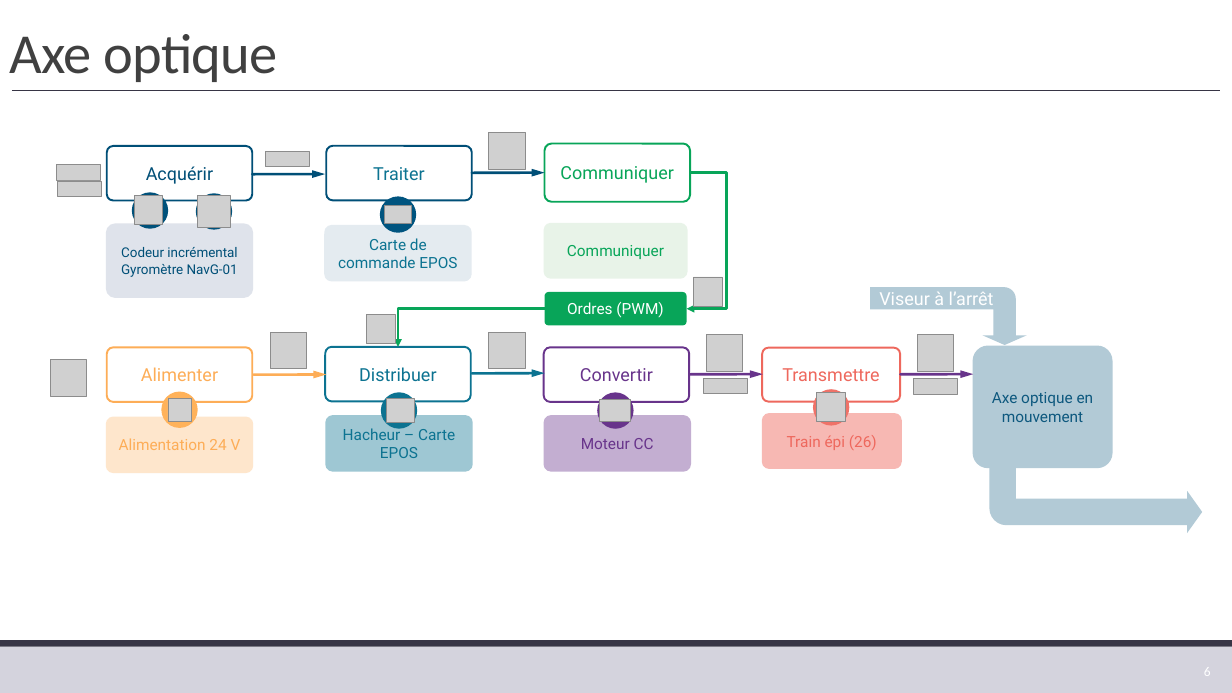
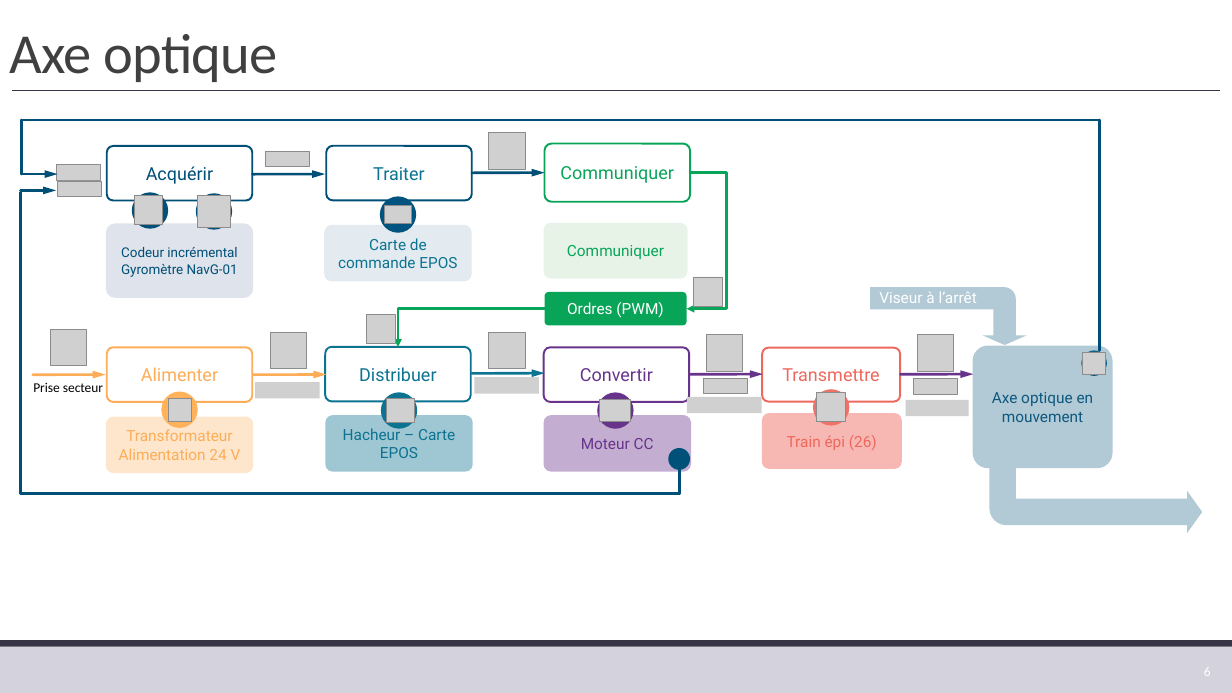
Before and after one commit to xpessoles/TP_Corriges, a slide deck: slide 6 of 01_BGR_300/01_BGR_300.pptx. Drawn at 1232x693 pixels with LibreOffice and Linux fonts; fonts in the diff are those of the drawing; grey boxes stand for pictures; background and template pictures are left out. Boxes give left, top, right and bottom in pixels: in the first picture for what was removed or moved away, otherwise in the second. Text is boxed around its words. In the diff, an @@ line names an element or a change of style, - is before the commit and + after.

```diff
--- a/01_BGR_300/01_BGR_300.pptx
+++ b/01_BGR_300/01_BGR_300.pptx
@@ line added from (21, 120) to (1100, 120), #004F77 2 pt @@
@@ line added from (21, 174) to (21, 120), #004F77 2 pt @@
@@ line added from (1100, 350) to (1100, 120), #004F77 2 pt @@
@@ arrow added from (22, 174) to (57, 174), #004F77 2 pt @@
@@ arrow added from (20, 190) to (56, 190), #004F77 2 pt @@
@@ line added from (20, 494) to (20, 192), #004F77 2 pt @@
@@ text "Viseur à l’arrêt" at [879,291,977,303]: size 14 to 12 pt @@
@@ picture: place and size @@
-picture at [50,360,86,396]
+picture at [50,330,86,366]
@@ ellipse added at [1081,350,1107,376], fill #00517A @@
@@ picture added at [1083,352,1105,374] @@
@@ arrow added from (32, 375) to (105, 374), #FDAD57 2 pt @@
@@ text added at [33,383,103,392], 10.5 pt, text #000000 @@
+Prise secteur
@@ picture added at [255,382,320,398] @@
@@ picture added at [474,377,539,394] @@
@@ picture added at [687,396,762,413] @@
@@ picture added at [906,400,969,417] @@
@@ text in rounded rectangle at [119,429,241,460]: text changed @@
-Alimentation 24 V
+Transformateur Alimentation 24 V
@@ ellipse added at [668,448,690,470], fill #00517A @@
@@ line added from (680, 494) to (680, 470), #004F77 2 pt @@
@@ line added from (20, 494) to (680, 494), #004F77 2 pt @@
```
Also in this commit, not shown: 1 other slide changed, 4 other files.
